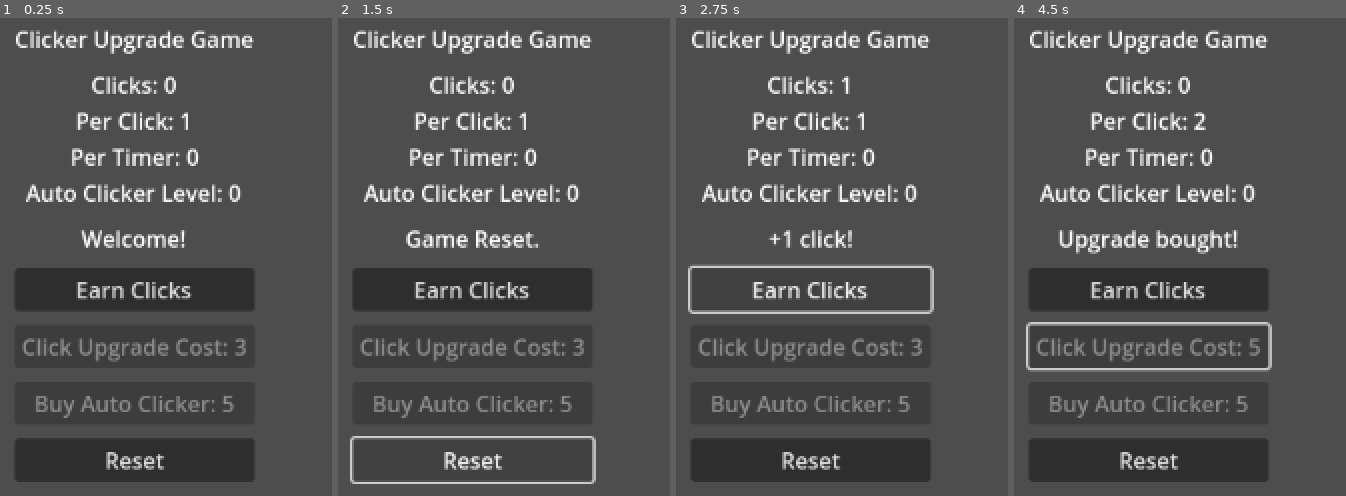
Above: before the commit, frames 1-4 (left to right).
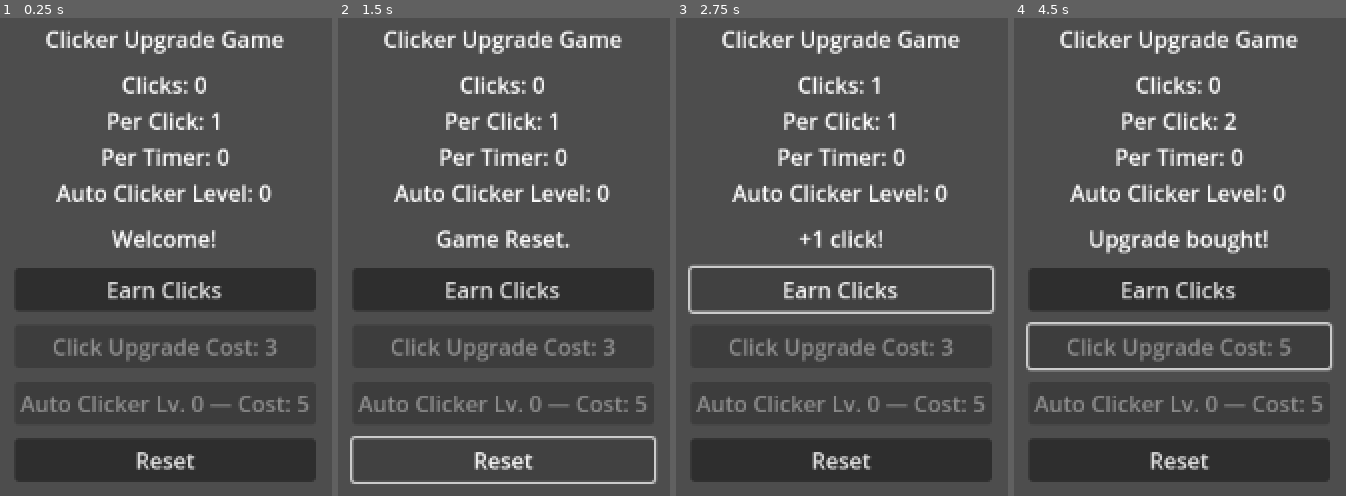
Above: after the commit, the same moments.

Repository: fehudma/godot_projects
Game: Godot game, scene res://Scenes/main.tscn
The game is run twice, just before and just after one commit, with the same random seed, the same clock (stepped at 60 frames per second) and the same inputs.
Inputs:
- Up to frame 1 (0.25 s): no input
- Up to frame 2 (1.5 s): click "Earn Clicks" at 0.5 s; click "Reset" at 1.25 s
- Up to frame 3 (2.75 s): click "Earn Clicks" at 2 s
- Up to frame 4 (4.5 s): click "Earn Clicks" at 2.75 s; tap Enter at 3.5 s; click "Click Upgrade Cost: 3" at 4.25 s

The runs differ from the first frame. In frame 1, 15% of the frame differs, in the area x 4-96%, y 2-98%; in frame 2, 14%; in frame 3, 13%; in frame 4, 16%.

Commit message:
Show the Auto Clicker level on its button

Diff:
--- a/Scripts/main.gd
+++ b/Scripts/main.gd
@@ -35,7 +35,7 @@
 func update_ui() -> void:
 	update_stats_label()
 	update_upgrade_button()
-	update_but_auto_clicker_button()
+	update_buy_auto_clicker_button()
 #========================================on-click function definition
 #
 func update_stats_label() -> void:
@@ -47,9 +47,10 @@
 	upgrade_button.text = "Click Upgrade Cost: " + str(upgrade_cost)
 	upgrade_button.disabled = not can_afford_upgrade()
 #
-func update_but_auto_clicker_button() -> void:
-	auto_clicker_button.text = "Buy Auto Clicker: " + str(auto_clicker_cost)
+func update_buy_auto_clicker_button() -> void:
+	auto_clicker_button.text = "Auto Clicker Lv. " + str(auto_clicker_level) + " — Cost: " + str(auto_clicker_cost)
 	auto_clicker_button.disabled = not can_afford_auto_clicker()
+
 #========================================
 # initialize custom signal and on-click functionality
 func _ready() -> void:
